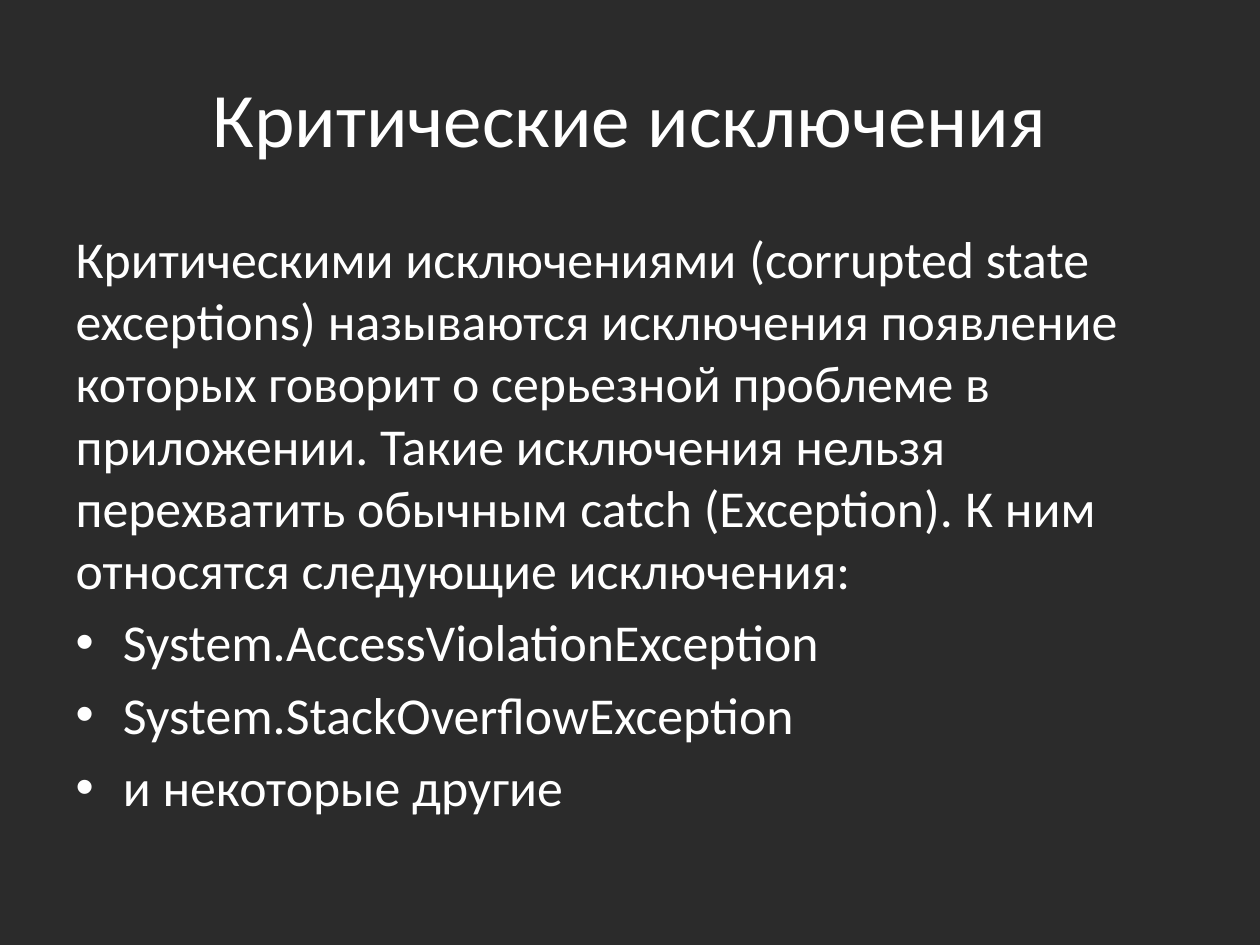
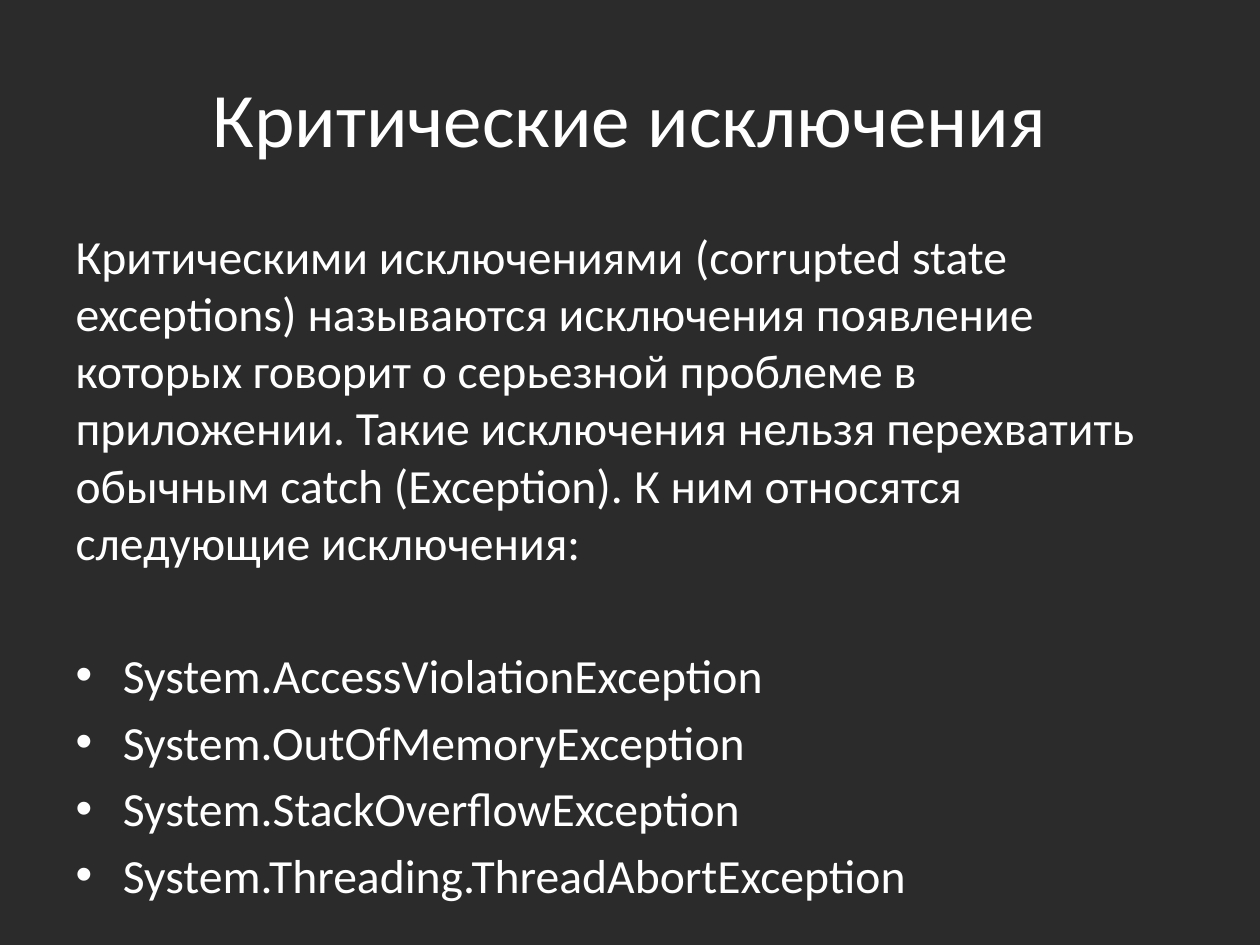
Before and after one commit to bazile/Training, a slide deck: slide 9 of Presentation/lesson-04-exceptions.pptx. Drawn at 1260x945 pixels with LibreOffice and Linux fonts; fonts in the diff are those of the drawing; background and template pictures are left out; a plain dark background stands for a picture behind light text. Boxes give left, top, right and bottom in pixels: in the first picture for what was removed or moved away, otherwise in the second. Text is boxed around its words. In the diff, an @@ line names an element or a change of style, - is before the commit and + after.

Commit message:
Updated presentations

```diff
--- a/Presentation/lesson-04-exceptions.pptx
+++ b/Presentation/lesson-04-exceptions.pptx
@@ text at [76,239,1134,834]: size 29.6 to 27.2 pt in "Критическими исключениями (corrupted state exceptions) назыв ...", "System.AccessViolationException", "System.StackOverflowException" @@
@@ text at [123,727,745,768]: paragraph added @@
+• System.OutOfMemoryException
@@ text at [123,781,563,815]: text changed; size 29.6 to 27.2 pt @@
-• и некоторые другие
+• System.Threading.ThreadAbortException
```
Also in this commit, not shown: 10 other files.
